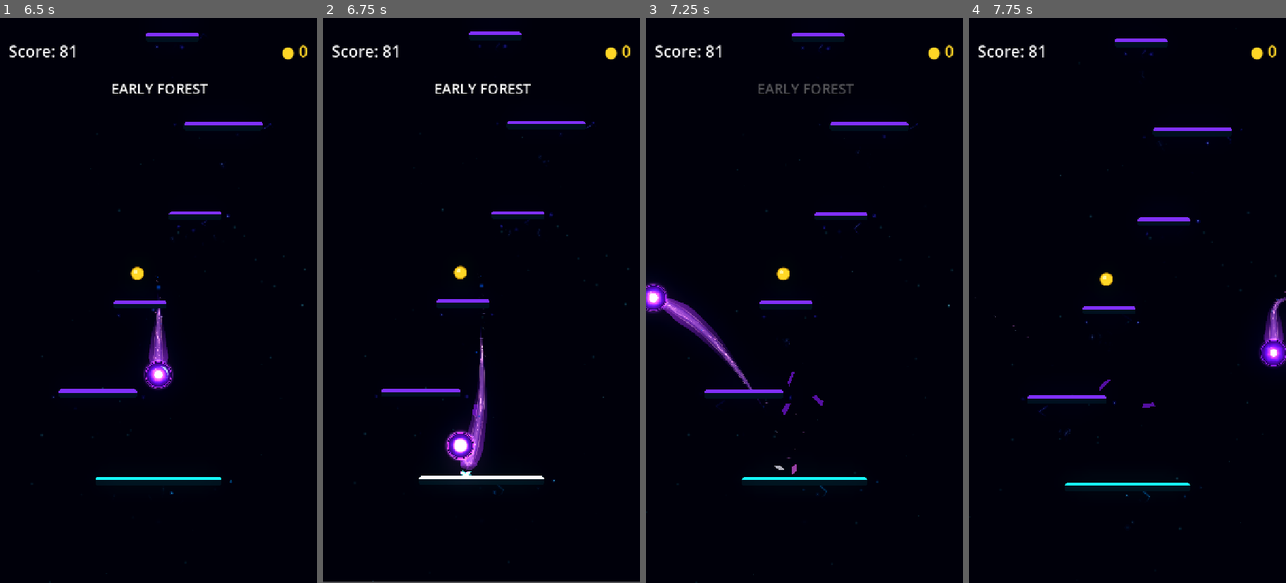
Above: before the commit, frames 1-4 (left to right).
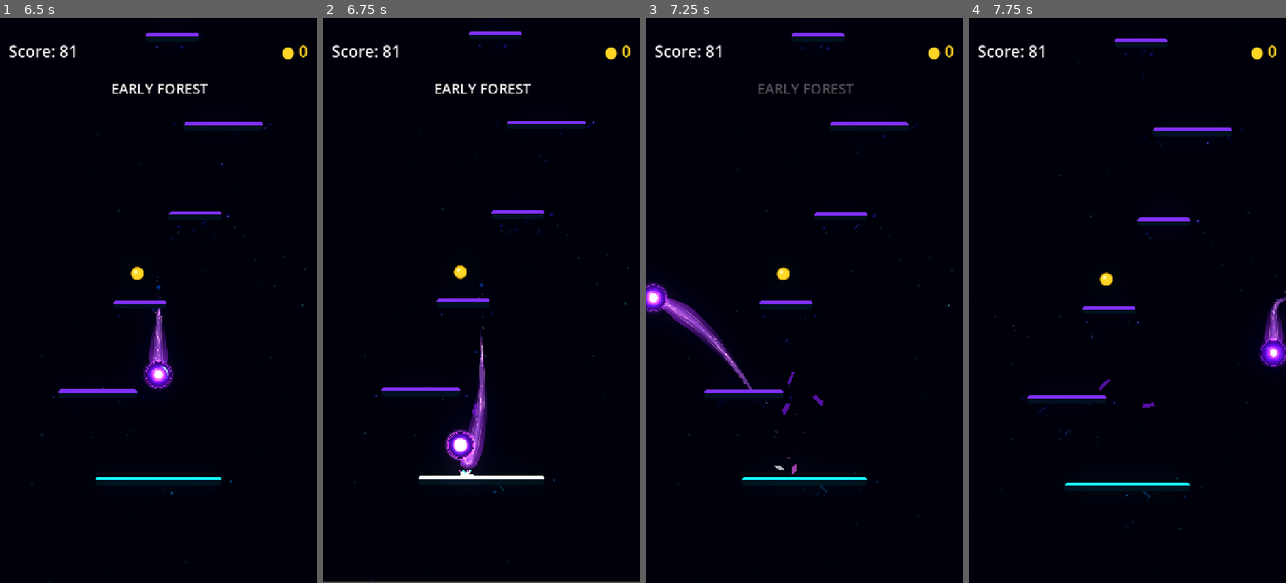
Above: after the commit, the same moments.

Repository: Kryodo/TowerJump
Game: Godot game, scene res://scenes/main.tscn
Same seed, same stepped clock (60 frames per second), same inputs: the game is played once before the commit and once after it.
Inputs (mouse positions are in pixels of both pictures, inside the frame that each line leads up to):
- Up to frame 1 (6.5 s): move the mouse to (228, 272) at 0.52 s; hold Right (ui_right) 0.53-1.25 s; click (228, 272) at 0.67 s; drag from (95, 328) to (148, 193) at 1.27 s; click "Nochmal spielen" at 2 s; move the mouse to (190, 176) at 2.77 s; hold Right (ui_right) 2.78-3.5 s; drag from (142, 413) to (91, 193) at 3.52 s; move the mouse to (253, 385) at 4.27 s; hold Left (ui_left) 4.28-5 s; click "Nochmal spielen" at 5 s; drag from (63, 215) to (110, 159) at 5.77 s
- Up to frame 2 (6.75 s): move the mouse to (497, 300) at 6.52 s; hold Left (ui_left) from 6.53 s (still down); click (497, 300) at 6.67 s
- Up to frame 3 (7.25 s): keep holding Left (ui_left)
- Up to frame 4 (7.75 s): release Left (ui_left) at 7.25 s; drag from (1079, 159) to (1064, 328) at 7.27 s

Frame 1 is identical in both runs. In frame 2, 0.6% of the frame differs, in the area x 13-96%, y 2-100%; in frame 3, less than 0.1%; in frame 4, nothing differs.

Commit message:
Expose impact speed in landing quality results

Diff:
--- a/scripts/landing/landing_score_controller.gd
+++ b/scripts/landing/landing_score_controller.gd
@@ -130,6 +130,7 @@
 			"platform_generation": platform_generation,
 			"edge_factor": event.edge_factor,
 			"horizontal_velocity": event.horizontal_velocity,
+			"vertical_velocity": event.vertical_velocity,
 			"platform_type": event.platform_type,
 			"scoring_eligible": false,
 			"repeat_platform_landing": repeated_platform_landing,
@@ -211,6 +212,7 @@
 		"platform_generation": platform_generation,
 		"edge_factor": event.edge_factor,
 		"horizontal_velocity": event.horizontal_velocity,
+		"vertical_velocity": event.vertical_velocity,
 		"platform_type": event.platform_type,
 		"scoring_eligible": true,
 		"repeat_platform_landing": false,
